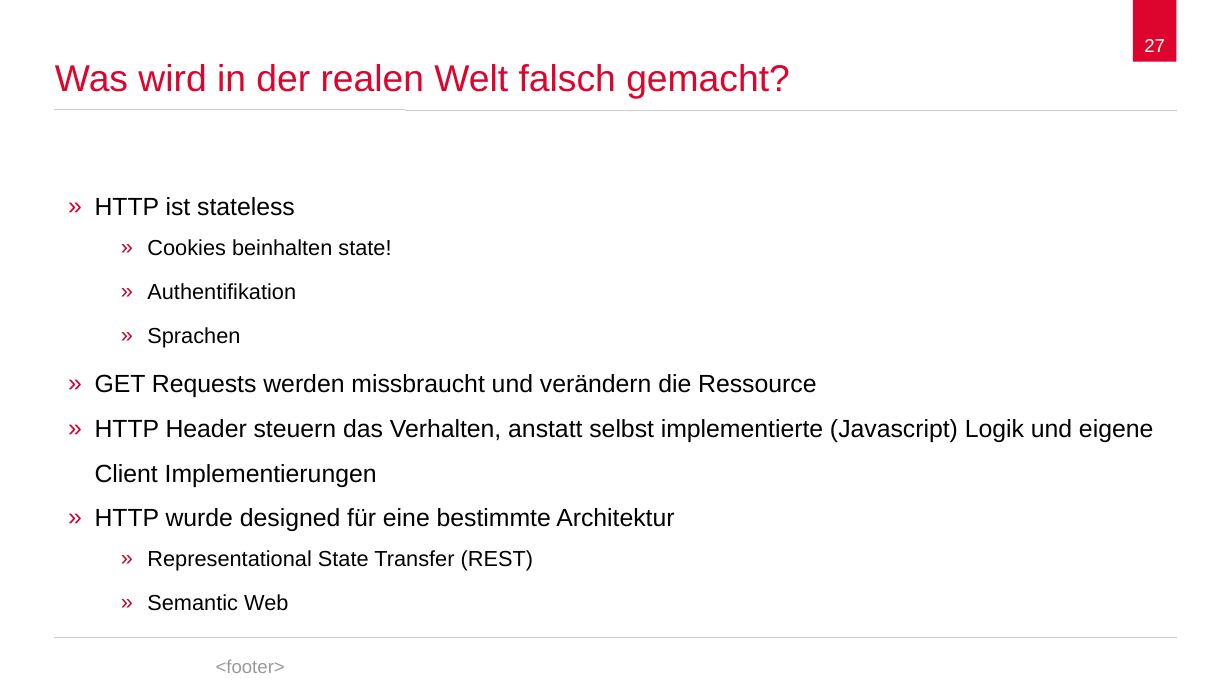
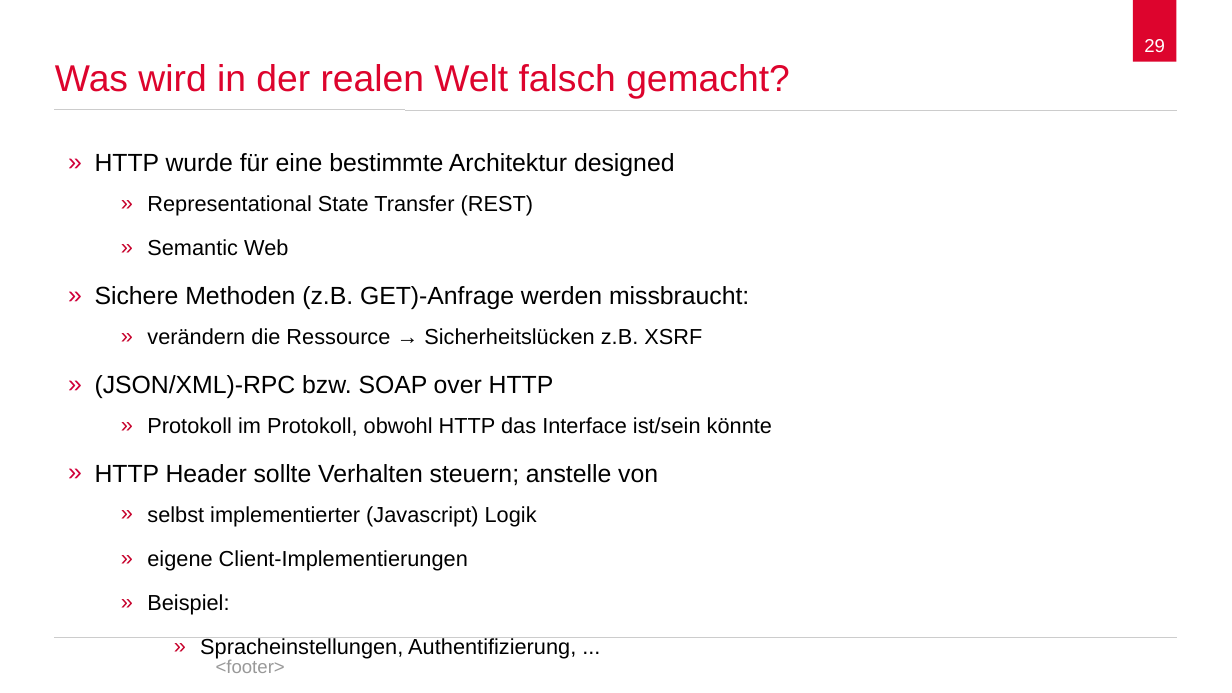
Before and after one commit to spaceone/presentations, a slide deck: slide 29 of hypertext-transfer-protocol/2017-12-05-hypertext-transfer-protocol.odp (slide 27 before the commit). Drawn at 1232x693 pixels with LibreOffice and Linux fonts; fonts in the diff are those of the drawing; background and template pictures are left out. Boxes give left, top, right and bottom in pixels: in the first picture for what was removed or moved away, otherwise in the second. Text is boxed around its words. In the diff, an @@ line names an element or a change of style, - is before the commit and + after.

```diff
--- a/hypertext-transfer-protocol/2017-12-05-hypertext-transfer-protocol.odp
+++ b/hypertext-transfer-protocol/2017-12-05-hypertext-transfer-protocol.odp
@@ page number at bbox=[1144, 39, 1165, 52]: text changed @@
-27
+29
@@ text "HTTP wurde für eine bestimmte ...": place and size @@
-text "HTTP wurde für eine bestimmte ..." at bbox=[95, 197, 1153, 611]
+text "HTTP wurde für eine bestimmte ..." at bbox=[95, 153, 772, 615]
@@ text at bbox=[95, 153, 675, 176]: text changed @@
-» HTTP ist stateless
-    » Cookies beinhalten state!
-    » Authentifikation
-    » Sprachen
-» GET Requests werden missbraucht und verändern die Ressource
-» HTTP Header steuern das Verhalten, anstatt selbst implementierte (Javascript) Logik und eigene Client Implementierungen
-» HTTP wurde designed für eine bestimmte Architektur
+» HTTP wurde für eine bestimmte Architektur designed
@@ text at bbox=[95, 286, 772, 615]: paragraphs added @@
+» Sichere Methoden (z.B. GET)-Anfrage werden missbraucht:
+    » verändern die Ressource → Sicherheitslücken z.B. XSRF
+» (JSON/XML)-RPC bzw. SOAP over HTTP
+    » Protokoll im Protokoll, obwohl HTTP das Interface ist/sein könnte
+» HTTP Header sollte Verhalten steuern; anstelle von
+    » selbst implementierter (Javascript) Logik
+    » eigene Client-Implementierungen
+    » Beispiel:
+        » Spracheinstellungen, Authentifizierung, ...
```
Also in this commit, not shown: 13 other slides changed, 6 slides added, 4 slides removed.
